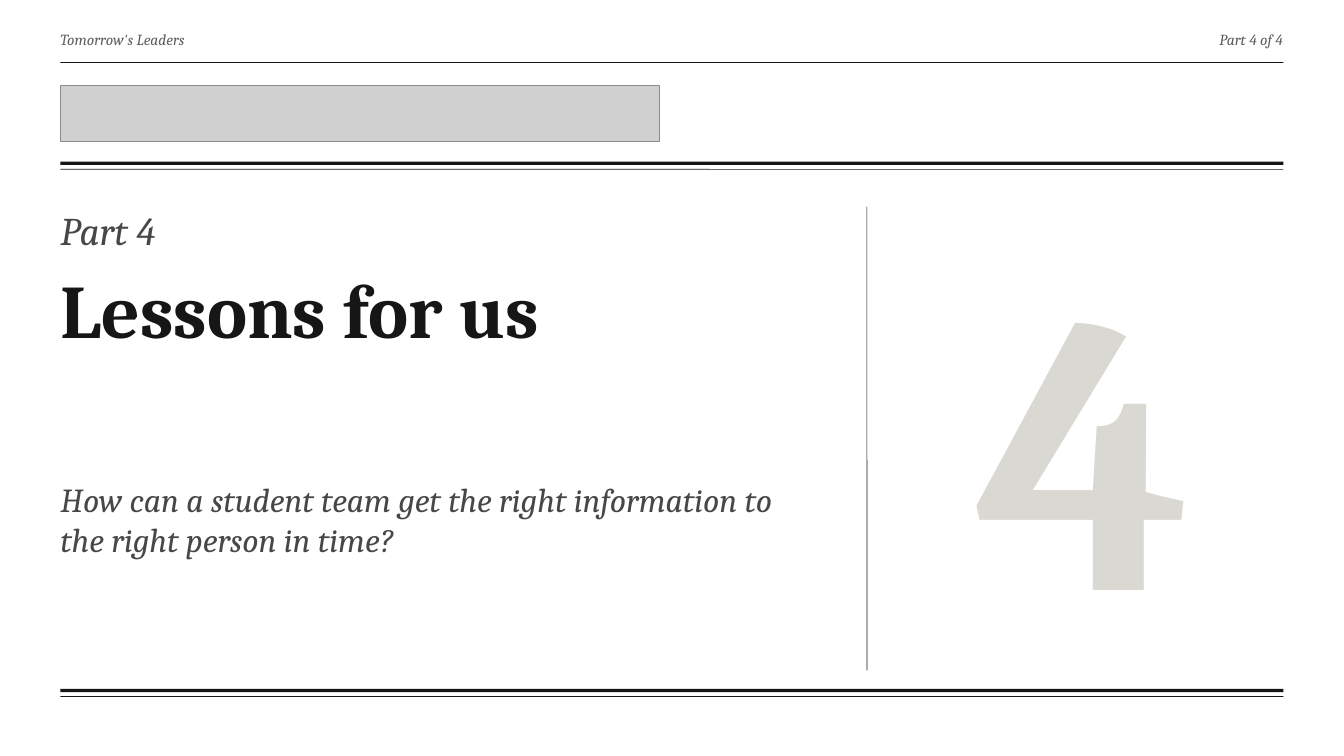
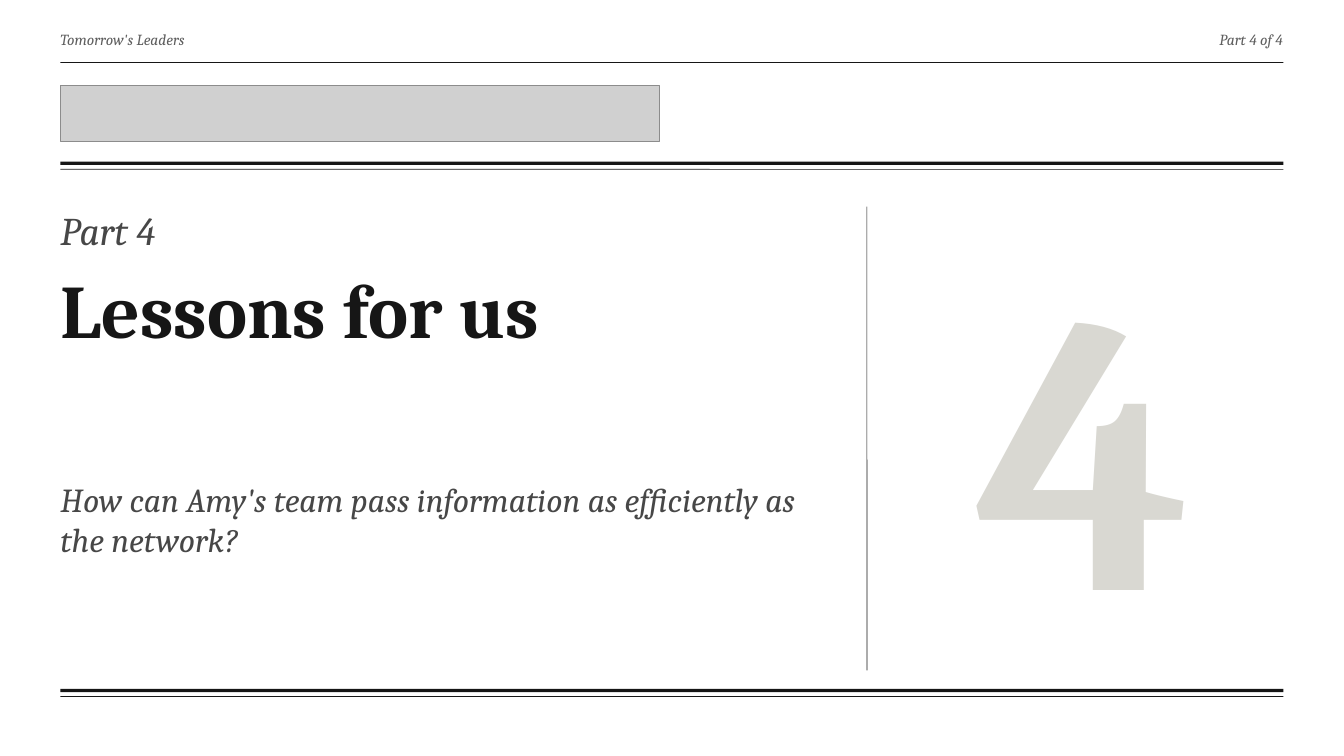
Before and after one commit to fengyiqicoder/fumadocs, a slide deck: slide 22 of dowding-presentation/Dowding_Effective_Communication.pptx (slide 23 before the commit). Drawn at 1344x756 pixels with LibreOffice and Linux fonts; fonts in the diff are those of the drawing; grey boxes stand for pictures; background and template pictures are left out. Boxes give left, top, right and bottom in pixels: in the first picture for what was removed or moved away, otherwise in the second. Text is boxed around its words. In the diff, an @@ line names an element or a change of style, - is before the commit and + after.

```diff
--- a/dowding-presentation/Dowding_Effective_Communication.pptx
+++ b/dowding-presentation/Dowding_Effective_Communication.pptx
@@ text at <box>60,488,795,552</box>: text changed @@
-How can a student team get the right information to the right person in time?
+How can Amy's team pass information as efficiently as the network?
```
Also in this commit, not shown: 21 other slides changed, 2 slides added, 4 slides removed, 2 other files.
